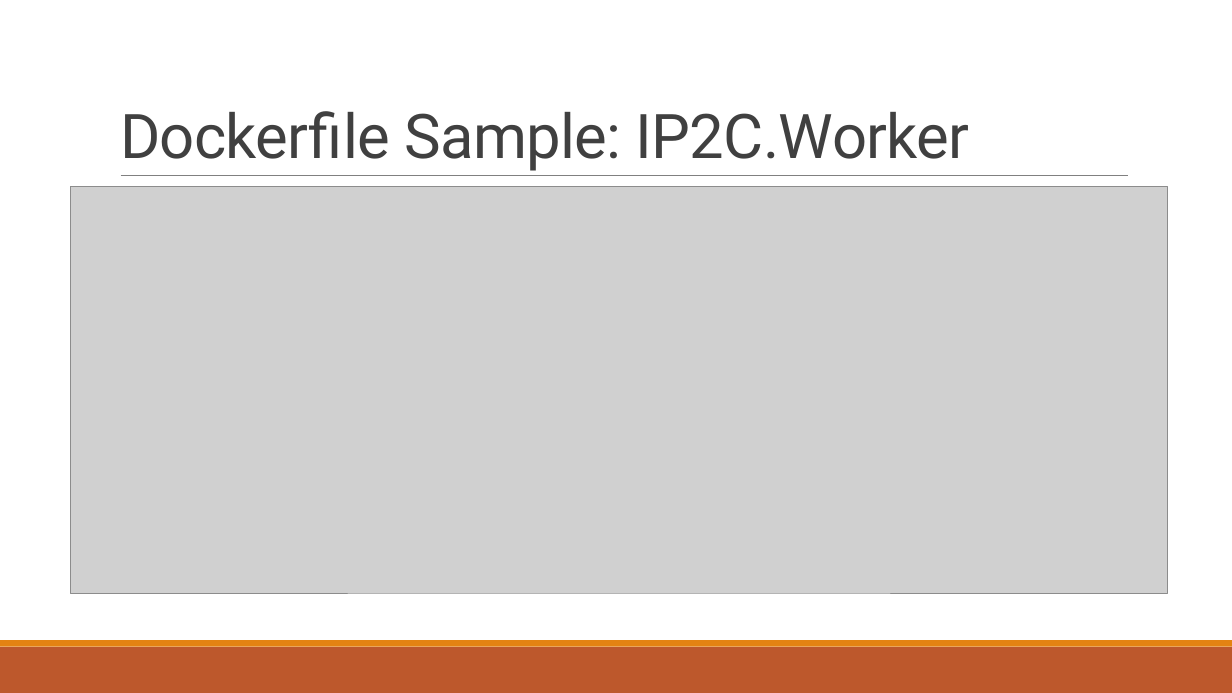
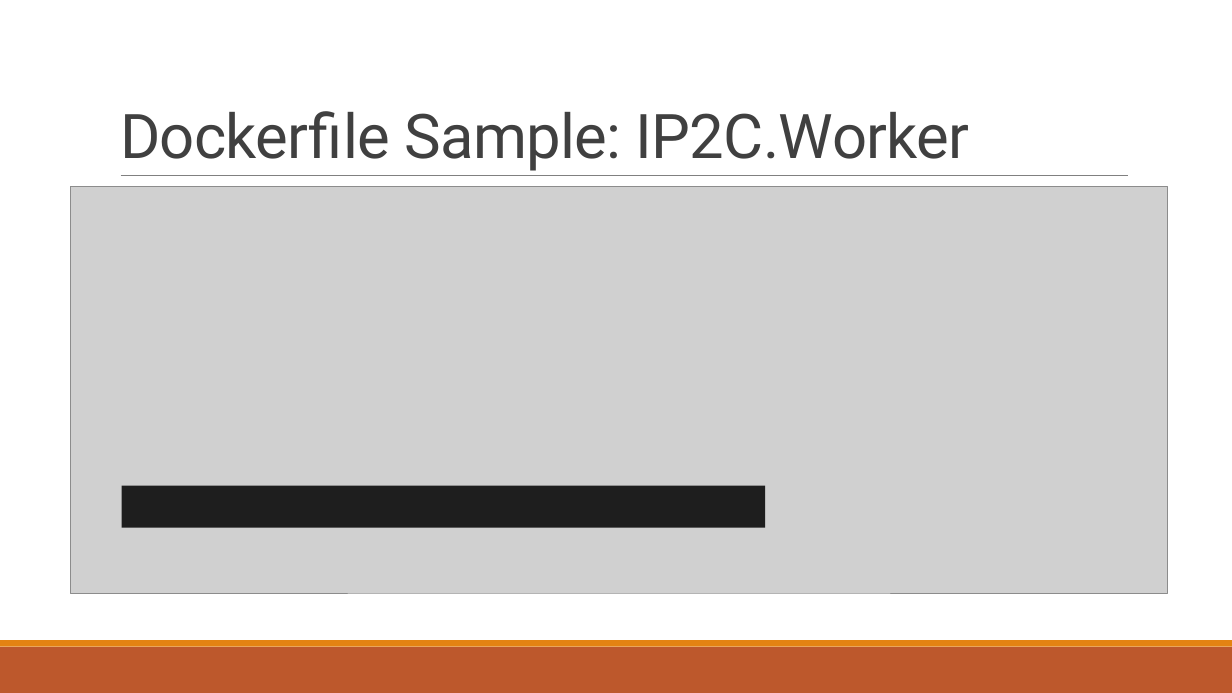
Before and after one commit to andrew0928/Meetup, a slide deck: slide 11 of 20170817.AzureCafe.Containers/slides.pptx. Drawn at 1232x693 pixels with LibreOffice and Linux fonts; fonts in the diff are those of the drawing; grey boxes stand for pictures. Boxes give left, top, right and bottom in pixels: in the first picture for what was removed or moved away, otherwise in the second. Text is boxed around its words. In the diff, an @@ line names an element or a change of style, - is before the commit and + after.

```diff
--- a/20170817.AzureCafe.Containers/slides.pptx
+++ b/20170817.AzureCafe.Containers/slides.pptx
@@ rectangle added at (122,486,766,528), fill #1E1E1E @@
```
Also in this commit, not shown: 3 other slides changed, 2 slides added.
